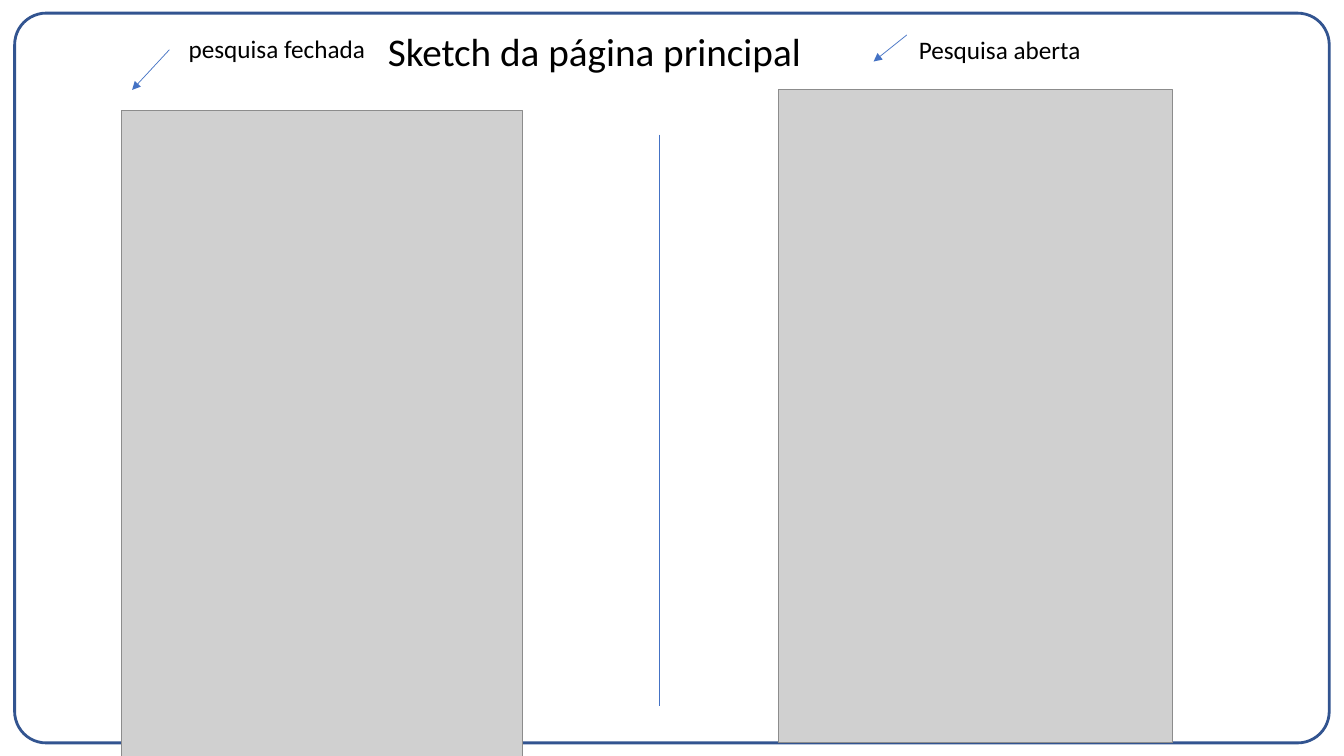
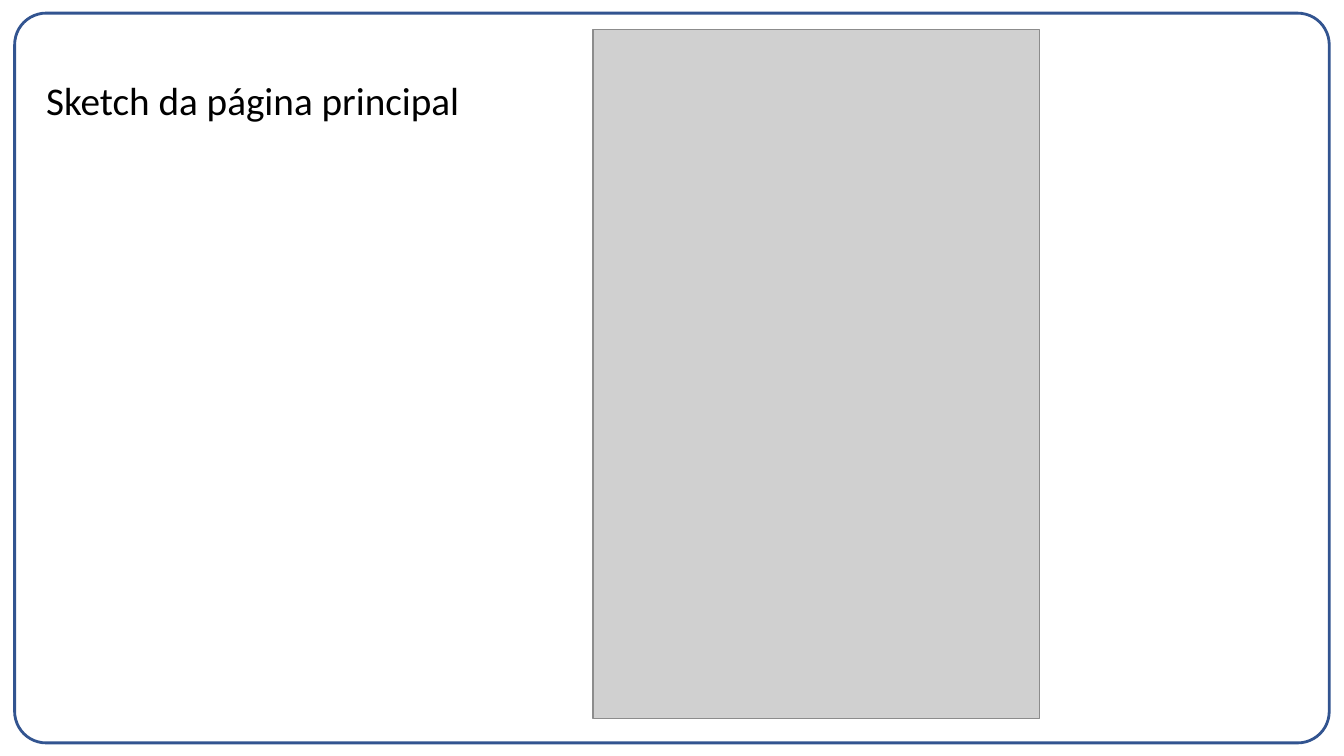
Before and after one commit to betofr1/co-design, a slide deck: slide 3 of Projeto 1/Entrega02.pptx. Drawn at 1344x756 pixels with LibreOffice and Linux fonts; fonts in the diff are those of the drawing; grey boxes stand for pictures. Boxes give left, top, right and bottom in pixels: in the first picture for what was removed or moved away, otherwise in the second. Text is boxed around its words. In the diff, an @@ line names an element or a change of style, - is before the commit and + after.

```diff
--- a/Projeto 1/Entrega02.pptx
+++ b/Projeto 1/Entrega02.pptx
@@ title "Sketch da página principal" moved from (x1=388, y1=38, x2=801, y2=73) to (x1=46, y1=87, x2=460, y2=122) @@
@@ picture added at (x1=593, y1=29, x2=1040, y2=719) @@
@@ arrow removed from (169, 49) to (132, 90) @@
@@ text removed at (x1=189, y1=40, x2=365, y2=62) @@
-pesquisa fechada
@@ arrow removed from (907, 35) to (874, 62) @@
@@ text removed at (x1=919, y1=41, x2=1081, y2=63) @@
-Pesquisa aberta
@@ picture removed at (x1=122, y1=110, x2=523, y2=756) @@
@@ picture removed at (x1=778, y1=90, x2=1173, y2=742) @@
@@ line removed from (659, 135) to (659, 706) @@
```
Also in this commit, not shown: 1 other slide changed, 1 slide removed, 6 other files.
